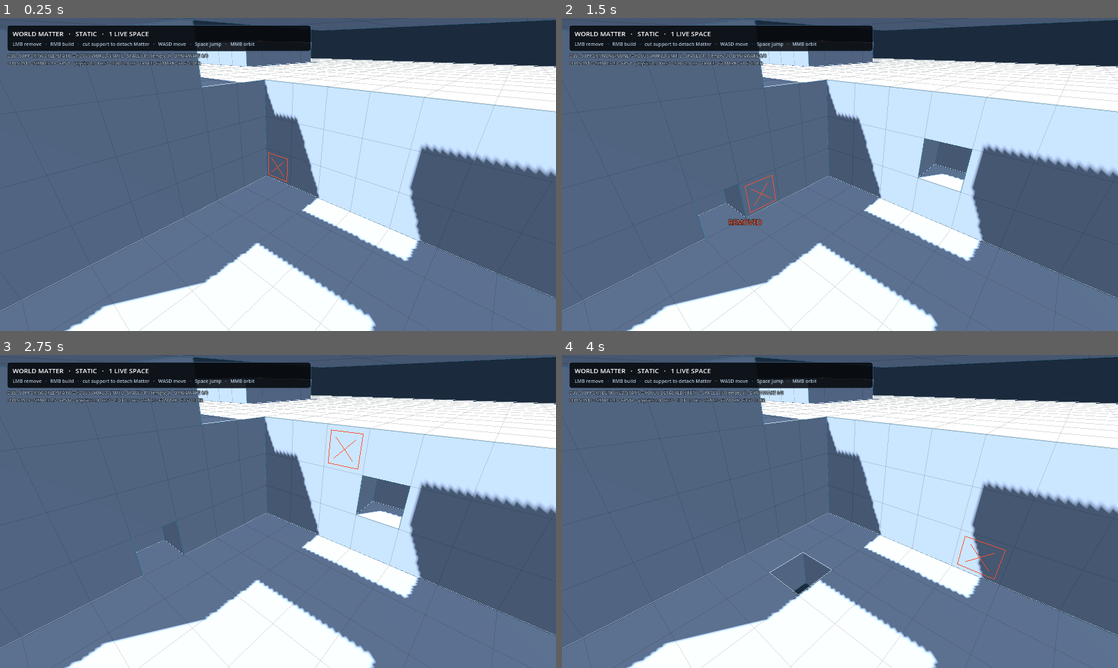
Above: before the commit, frames 1-4 (two rows, left to right).
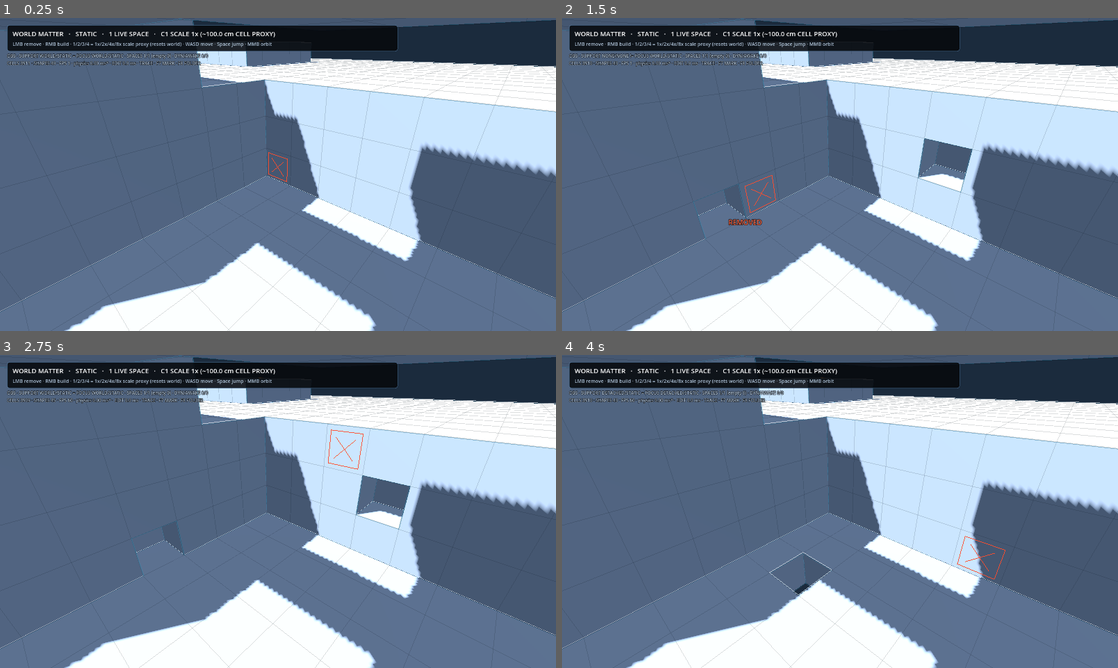
Above: after the commit, the same moments.

Repository: Jozzpoly/FrameMatter-Lab
Game: Godot game, scene res://p1/recovery_main.tscn
Two runs of this game, one before a commit and one after it. Both use one fixed random seed, a clock stepped at 60 frames per second and the inputs below.
Inputs (mouse positions are in pixels of both pictures, inside the frame that each line leads up to):
- Up to frame 1 (0.25 s): no input
- Up to frame 2 (1.5 s): tap Enter at 0.5 s; move the mouse to (962, 158) at 0.52 s; press the mouse at (962, 158) at 0.53 s; hold D (p1_move_right) 0.53-1.25 s; tap Space (p1_jump) at 0.77 s; release the mouse at (962, 158) at 1.25 s; drag from (728, 190) to (812, 237) at 1.27 s
- Up to frame 3 (2.75 s): move the mouse to (333, 442) at 2.02 s; hold D (p1_move_right) from 2.03 s (still down); hold K (p1_recover) from 2.03 s (still down)
- Up to frame 4 (4 s): release D (p1_move_right) at 2.75 s; release K (p1_recover) at 2.75 s; tap R (p1_reset) at 2.75 s; drag from (812, 574) to (673, 464) at 2.77 s; move the mouse to (1006, 558) at 3.52 s; hold A (p1_move_left) from 3.53 s (still down); tap F at 3.6 s; tap Space (p1_jump) at 3.77 s

The runs differ from the first frame. In frame 1, 1.7% of the frame differs, in the area x 7-72%, y 2-11%; in frame 2, 1.7%; in frame 3, 1.7%; in frame 4, 1.7%.
Error in both runs: Invalid call. Nonexistent function 'get_global_transform_interpolated' in base 'Node3D (SpaceQueryCharacter)'. (res://p1/camera_rig.gd:158)

Commit message:
Expose C1 scale proxy in Owner HUD

Diff:
--- a/p1/recovery_hud_presentation.gd
+++ b/p1/recovery_hud_presentation.gd
@@ -23,7 +23,7 @@
 	_status = _host.get_node_or_null("HUD/Panel/MarginContainer/VBoxContainer/Status") as Label
 	_hint = _host.get_node_or_null("HUD/Panel/MarginContainer/VBoxContainer/Hint") as Label
 	if _panel != null:
-		_panel.offset_right = _panel.offset_left + 700.0
+		_panel.offset_right = _panel.offset_left + 900.0
 		_panel.offset_bottom = _panel.offset_top + 58.0
 	_refresh()
 
@@ -34,6 +34,8 @@
 	var focus := _host.call("get_space") as LocalMatterSpace if _host.has_method("get_space") else null
 	var world := _host.call("get_recovery_world_space") as LocalMatterSpace if _host.has_method("get_recovery_world_space") else null
 	var spaces: Array[LocalMatterSpace] = _host.call("get_active_spaces") if _host.has_method("get_active_spaces") else []
+	var c1_scale := float(_host.call("get_c1_scale_probe_factor")) if _host.has_method("get_c1_scale_probe_factor") else 1.0
+	var c1_cell_m := float(_host.call("get_c1_scale_probe_equivalent_cell_meters")) if _host.has_method("get_c1_scale_probe_equivalent_cell_meters") else 1.0
 	if focus == null or not is_instance_valid(focus) or focus.is_retired():
 		_status.text = "FRAME MATTER · NO FOCUS"
 		_hint.text = "WASD move   ·   Space jump   ·   MMB orbit"
@@ -42,16 +44,18 @@
 	var is_world := focus == world
 	var kind := "STATIC" if focus.get_provider_kind() == LocalMatterSpace.ProviderKind.STATIC else "DYNAMIC"
 	var role := "WORLD MATTER" if is_world else "DETACHED MATTER"
-	_status.text = "%s   ·   %s   ·   %d LIVE SPACE%s" % [
+	_status.text = "%s   ·   %s   ·   %d LIVE SPACE%s   ·   C1 SCALE %.0fx (~%.1f cm CELL PROXY)" % [
 		role,
 		kind,
 		spaces.size(),
 		"" if spaces.size() == 1 else "S",
+		c1_scale,
+		c1_cell_m * 100.0,
 	]
 
 	if is_world:
-		_hint.text = "LMB remove   ·   RMB build   ·   cut support to detach Matter   ·   WASD move   ·   Space jump   ·   MMB orbit"
+		_hint.text = "LMB remove · RMB build · 1/2/3/4 = 1x/2x/4x/8x scale proxy (resets world) · WASD move · Space jump · MMB orbit"
 		return
 
 	var toggle_label := "T freeze" if focus.get_provider_kind() == LocalMatterSpace.ProviderKind.DYNAMIC else "T release"
-	_hint.text = "LMB remove   ·   RMB build   ·   %s   ·   arrows push/turn   ·   WASD move   ·   Space jump   ·   MMB orbit" % toggle_label
+	_hint.text = "LMB remove · RMB build · %s · 1/2/3/4 scale proxy (resets world) · arrows push/turn · WASD move · Space jump · MMB orbit" % toggle_label
